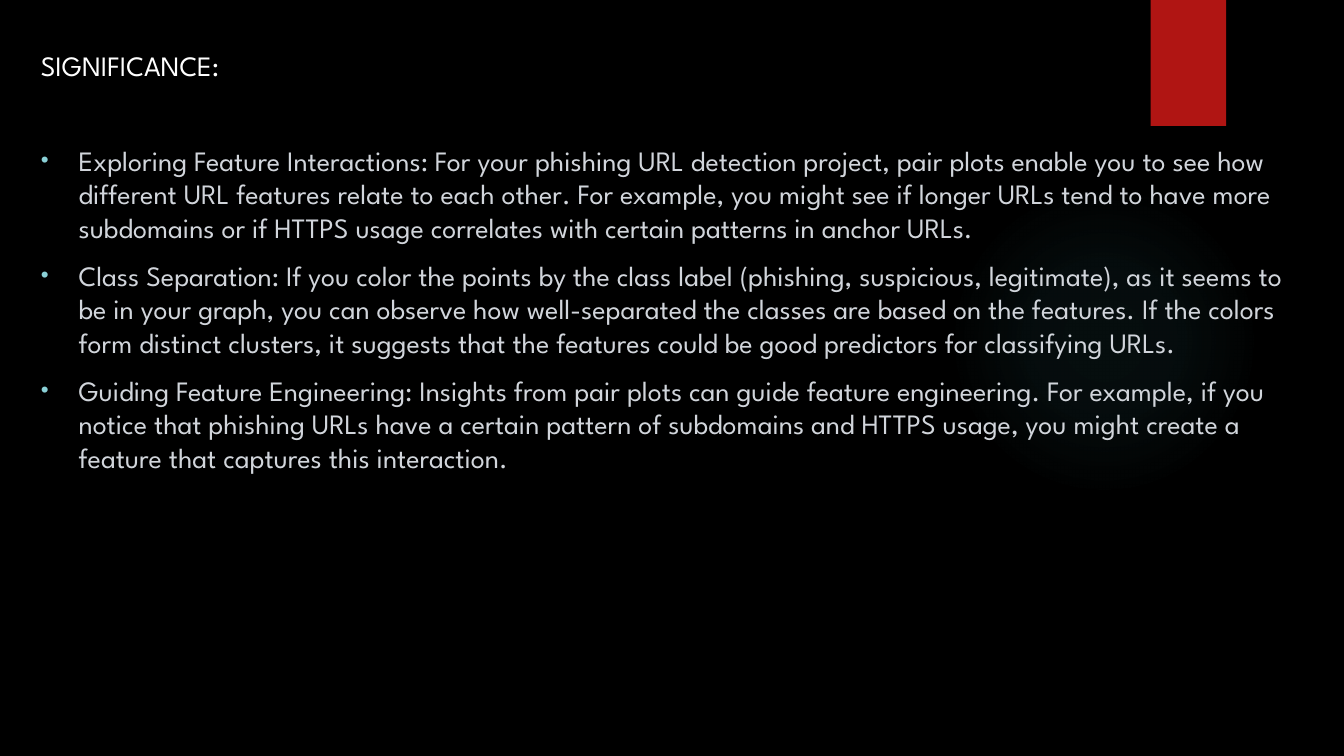
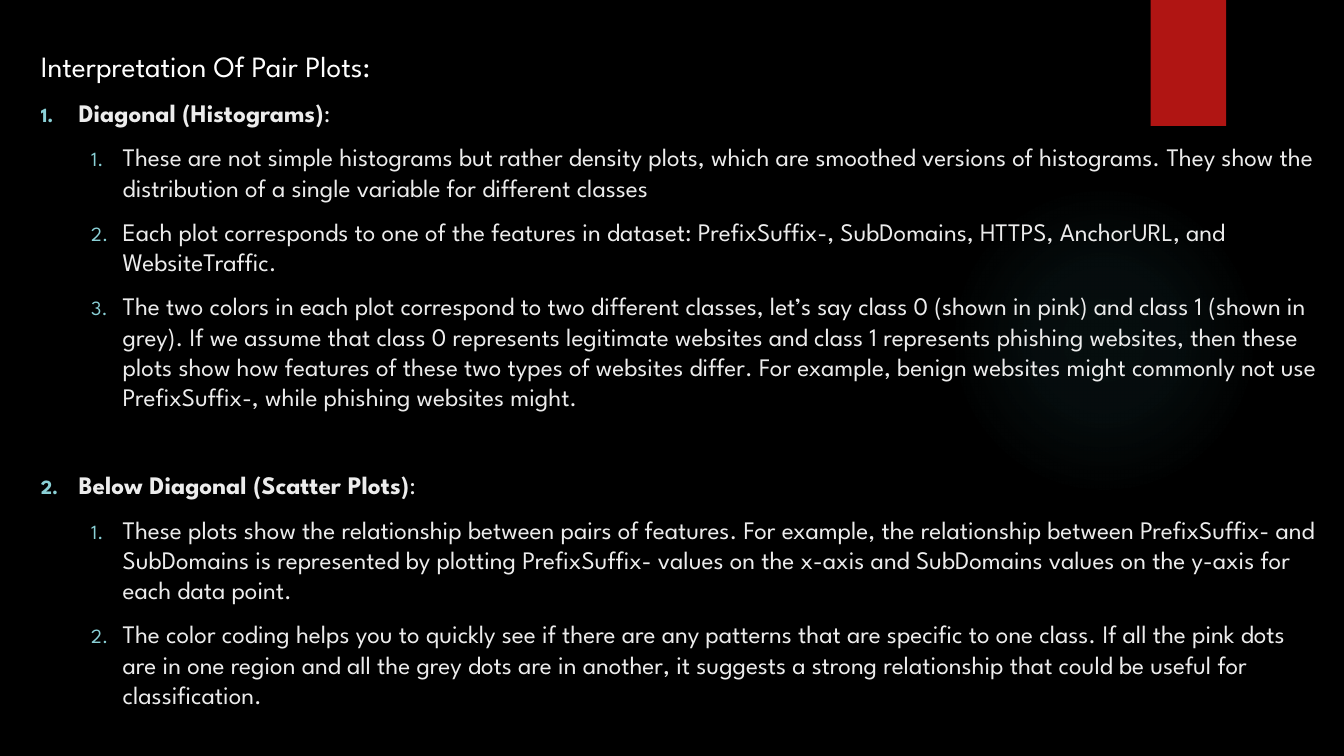
Before and after one commit to mpriyankapatil/ISU-Software_Project_2024, a slide deck: slide 7 of Week 4&5 Presentation.pptx. Drawn at 1344x756 pixels with LibreOffice and Linux fonts; fonts in the diff are those of the drawing; background and template pictures are left out. Boxes give left, top, right and bottom in pixels: in the first picture for what was removed or moved away, otherwise in the second. Text is boxed around its words. In the diff, an @@ line names an element or a change of style, - is before the commit and + after.

Commit message:
updated

```diff
--- a/Week 4&5 Presentation.pptx
+++ b/Week 4&5 Presentation.pptx
@@ text at box(41, 56, 1316, 705): text changed; size 20 to 18 pt; text colour #D1D5DB to #ECECEC @@
-SIGNIFICANCE:
-• Exploring Feature Interactions: For your phishing URL detection project, pair plots enable you to see how different URL features relate to each other. For example, you might see if longer URLs tend to have more subdomains or if HTTPS usage correlates with certain patterns in anchor URLs.
-• Class Separation: If you color the points by the class label (phishing, suspicious, legitimate), as it seems to be in your graph, you can observe how well-separated the classes are based on the features. If the colors form distinct clusters, it suggests that the features could be good predictors for classifying URLs.
-• Guiding Feature Engineering: Insights from pair plots can guide feature engineering. For example, if you notice that phishing URLs have a certain pattern of subdomains and HTTPS usage, you might create a feature that captures this interaction.
+Interpretation Of Pair Plots:
+1. Diagonal (Histograms):
+  1. These are not simple histograms but rather density plots, which are smoothed versions of histograms. They show the distribution of a single variable for different classes
+  2. Each plot corresponds to one of the features in dataset: PrefixSuffix-, SubDomains, HTTPS, AnchorURL, and WebsiteTraffic.
+  3. The two colors in each plot correspond to two different classes, let’s say class 0 (shown in pink) and class 1 (shown in grey). If we assume that class 0 represents legitimate websites and class 1 represents phishing websites, then these plots show how features of these two types of websites differ. For example, benign websites might commonly not use PrefixSuffix-, while phishing websites might.
+2. Below Diagonal (Scatter Plots):
+  1. These plots show the relationship between pairs of features. For example, the relationship between PrefixSuffix- and SubDomains is represented by plotting PrefixSuffix- values on the x-axis and SubDomains values on the y-axis for each data point.
+  2. The color coding helps you to quickly see if there are any patterns that are specific to one class. If all the pink dots are in one region and all the grey dots are in another, it suggests a strong relationship that could be useful for classification.
```
Also in this commit, not shown: 3 other slides changed, 1 slide added.
